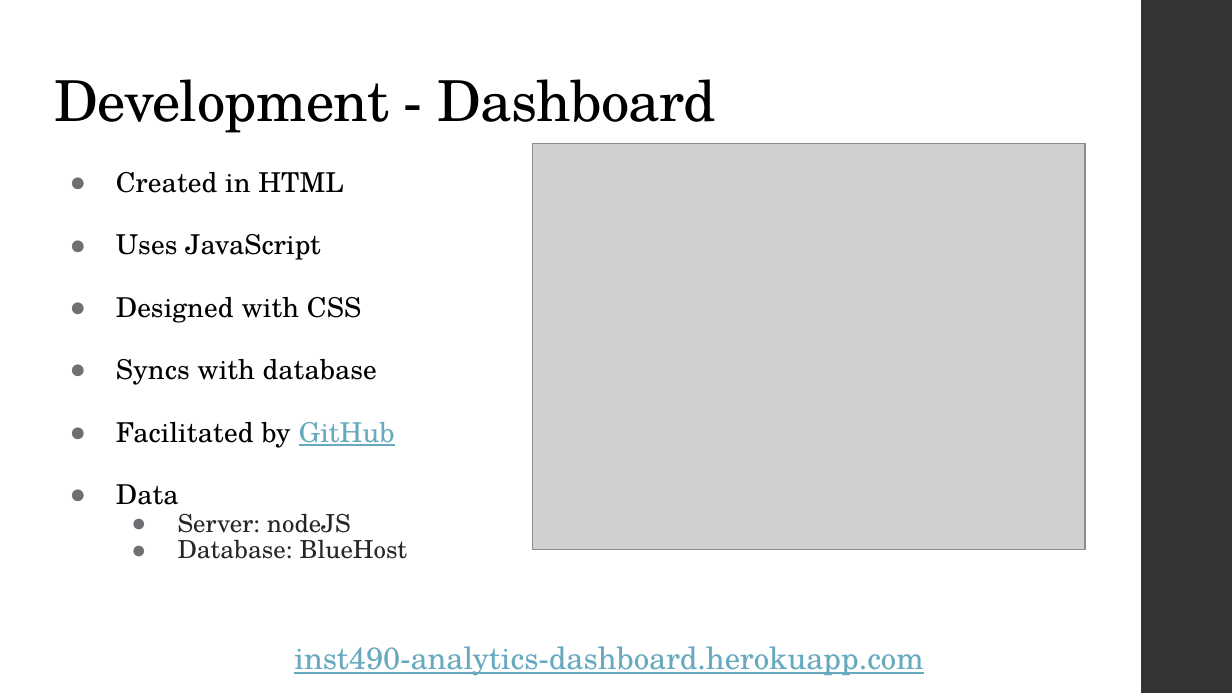
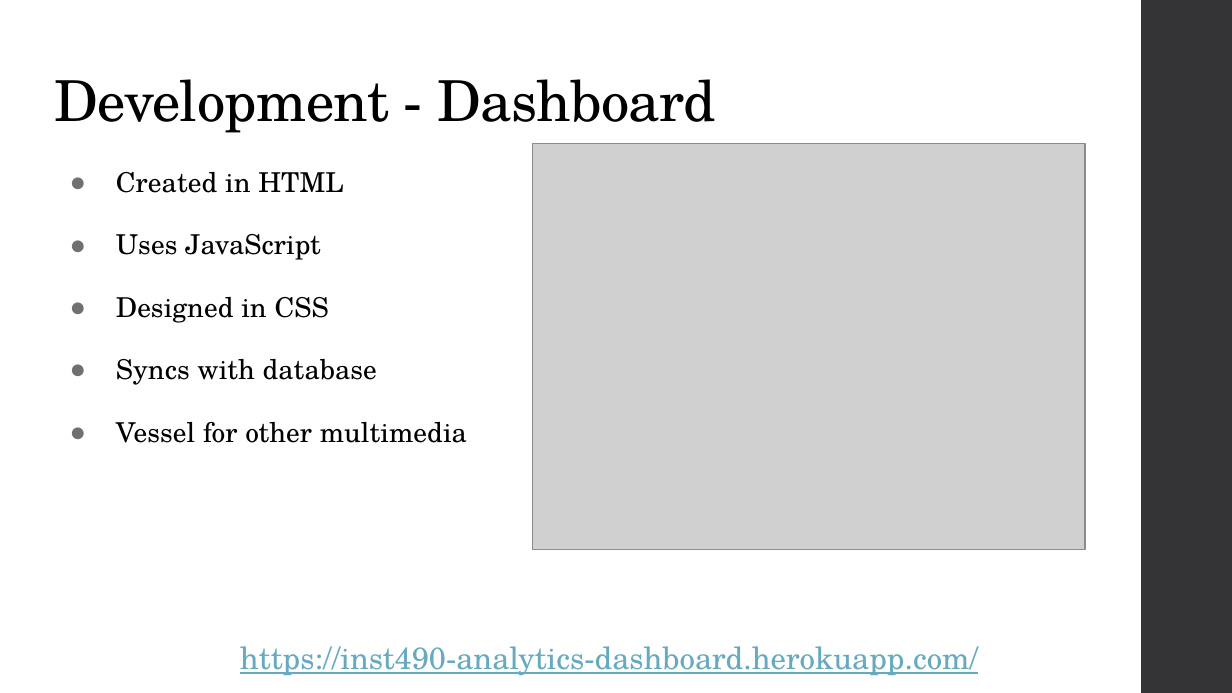
Before and after one commit to connormcdxc/Analytics-Dashboard, a slide deck: slide 4 of public/pdf/Capstone Presentation.pptx. Drawn at 1232x693 pixels with LibreOffice and Linux fonts; fonts in the diff are those of the drawing; grey boxes stand for pictures. Boxes give left, top, right and bottom in pixels: in the first picture for what was removed or moved away, otherwise in the second. Text is boxed around its words. In the diff, an @@ line names an element or a change of style, - is before the commit and + after.

```diff
--- a/public/pdf/Capstone Presentation.pptx
+++ b/public/pdf/Capstone Presentation.pptx
@@ text at [116,297,329,323]: text changed @@
-● Designed with CSS
+● Designed in CSS
@@ text at [116,422,467,443]: text changed; size 14.5 to 16 pt; text colour #262626 to #000000 @@
-● Facilitated by GitHub
-● Data
-  ● Server: nodeJS
-  ● Database: BlueHost
+● Vessel for other multimedia
@@ text at [240,646,978,676]: text changed @@
-inst490-analytics-dashboard.herokuapp.com
+https://inst490-analytics-dashboard.herokuapp.com/
```
Also in this commit, not shown: 5 other slides changed, 1 other file.
